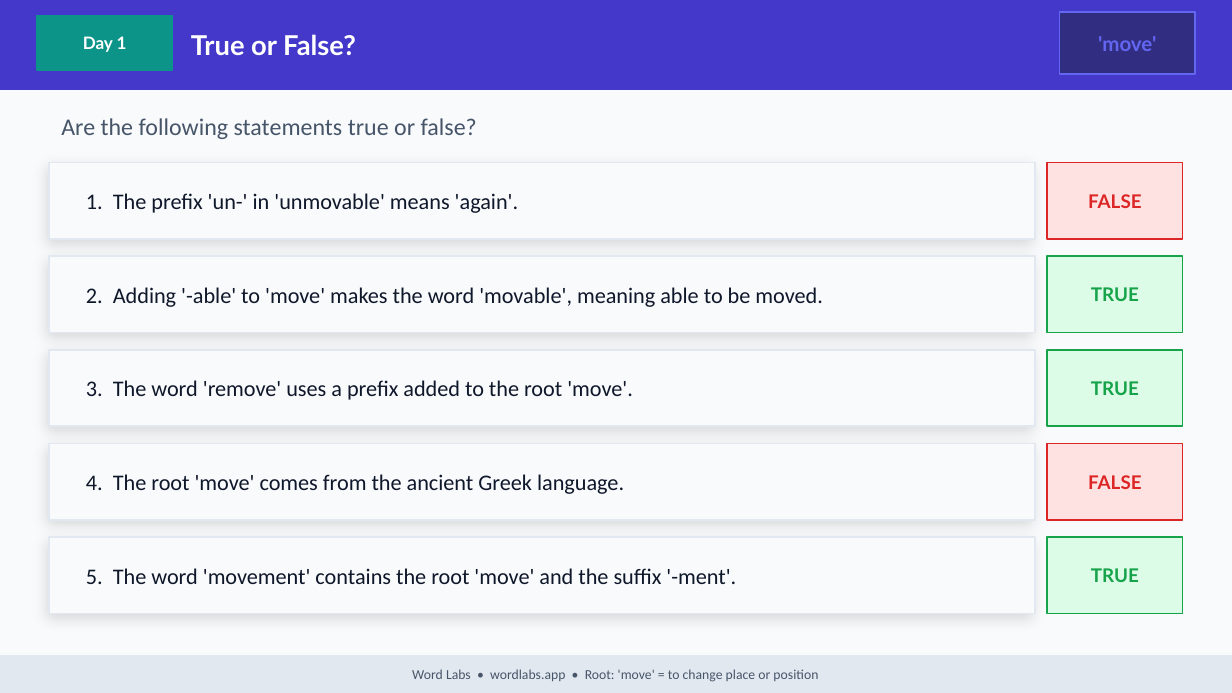
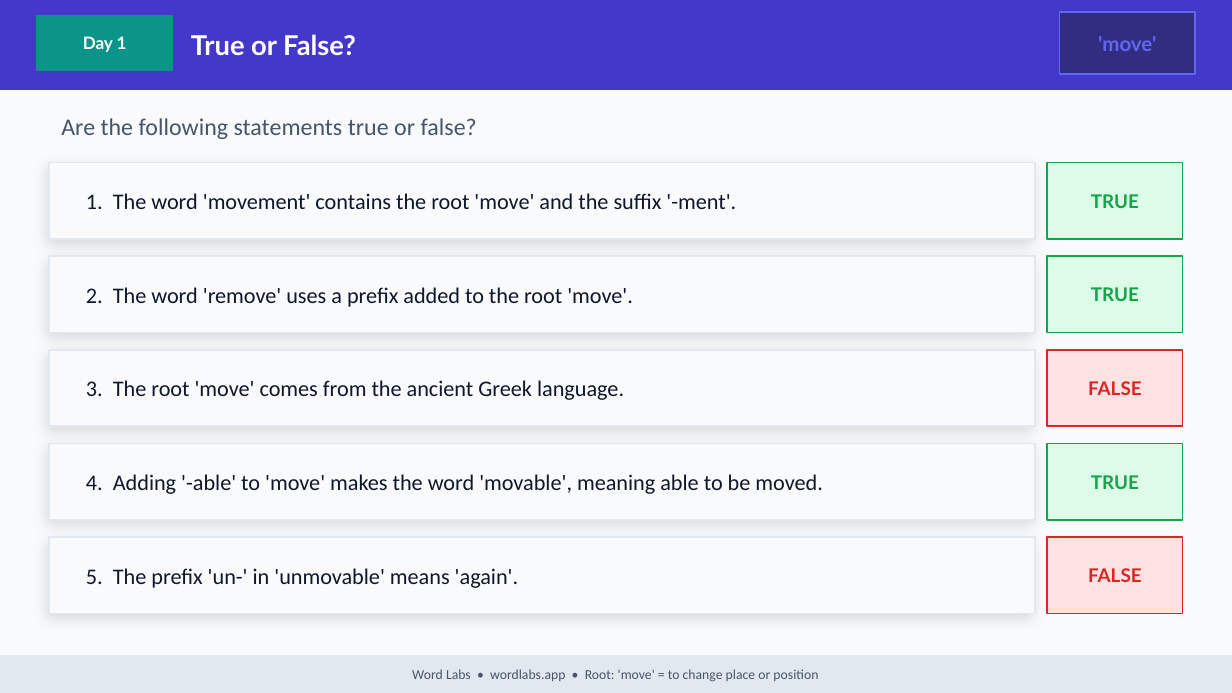
Before and after one commit to NickD135/morphology-builder, a slide deck: slide 5 of output/wordlabs-move-3day.pptx. Drawn at 1232x693 pixels with LibreOffice and Linux fonts; fonts in the diff are those of the drawing. Boxes give left, top, right and bottom in pixels: in the first picture for what was removed or moved away, otherwise in the second. Text is boxed around its words. In the diff, an @@ line names an element or a change of style, - is before the commit and + after.

```diff
--- a/output/wordlabs-move-3day.pptx
+++ b/output/wordlabs-move-3day.pptx
@@ rectangle at (1047,163,1183,239): fill #FEE2E2 to #DCFCE7; outline #DC2626 1 pt to #16A34A 1 pt @@
@@ text at (86,193,736,209): text changed @@
-1. The prefix 'un-' in 'unmovable' means 'again'.
+1. The word 'movement' contains the root 'move' and the suffix '-ment'.
@@ text at (1091,194,1139,208): text changed; text colour #DC2626 to #16A34A @@
-FALSE
+TRUE
@@ text at (86,287,633,307): text changed @@
-2. Adding '-able' to 'move' makes the word 'movable', meaning able to be moved.
+2. The word 'remove' uses a prefix added to the root 'move'.
@@ rectangle at (1047,350,1183,426): fill #DCFCE7 to #FEE2E2; outline #16A34A 1 pt to #DC2626 1 pt @@
@@ text "FALSE": place and size @@
-text "FALSE" at (1088,475,1142,489)
+text "FALSE" at (1088,381,1142,395)
@@ text at (86,380,624,400): text changed @@
-3. The word 'remove' uses a prefix added to the root 'move'.
+3. The root 'move' comes from the ancient Greek language.
@@ rectangle at (1047,444,1183,520): fill #FEE2E2 to #DCFCE7; outline #DC2626 1 pt to #16A34A 1 pt @@
@@ text "TRUE": place and size @@
-text "TRUE" at (1091,381,1139,395)
+text "TRUE" at (1091,475,1139,489)
@@ text at (86,474,822,494): text changed @@
-4. The root 'move' comes from the ancient Greek language.
+4. Adding '-able' to 'move' makes the word 'movable', meaning able to be moved.
@@ rectangle at (1047,537,1183,614): fill #DCFCE7 to #FEE2E2; outline #16A34A 1 pt to #DC2626 1 pt @@
@@ text at (86,568,518,588): text changed @@
-5. The word 'movement' contains the root 'move' and the suffix '-ment'.
+5. The prefix 'un-' in 'unmovable' means 'again'.
@@ text at (1088,568,1142,582): text changed; text colour #16A34A to #DC2626 @@
-TRUE
+FALSE
```
Also in this commit, not shown: 5 other slides changed, 43 other files.
